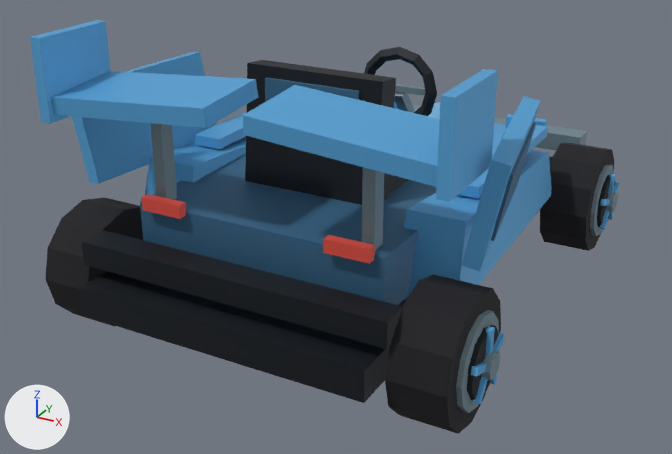
Before and after pictures for a commit that changed the glTF model DLC/StarWars/assets/kart/star-wars/obi-wan/kart.glb.
Before and after are seen from a camera (50 mm lens) standing at (2.16, -4.23, 2.38) and looking at (-0.09, -0.14, 0.34). Arrows for +X, +Y and +Z are at lower left; the lights stay in place. The picture after the commit comes second. Where no turn or scale is listed for an object, it has been applied to the vertices. Vertices at exactly the same position are counted once.

Before the edit, the objects in view are built like this:
```python
me_chassis = bpy.data.meshes.new('chassis')
me_chassis.from_pydata(...)  # 308 vertices, 492 faces; spans x -1.13..1.13, y -1.42..1.66, z 0.23..1.5
me_chassis.materials.append(mat_chassis_vertex_colours)
me_wheel_front_right = bpy.data.meshes.new('wheel-front-right')
me_wheel_front_right.from_pydata(...)  # 132 vertices, 228 faces; spans x -0.135..0.22, y -0.31..0.31, z -0.31..0.31
me_wheel_front_right.materials.append(mat_wheel_vertex_colours)
me_wheel_rear_left = bpy.data.meshes.new('wheel-rear-left')
me_wheel_rear_left.from_pydata(...)  # 132 vertices, 228 faces; spans x -0.22..0.135, y -0.31..0.31, z -0.31..0.31
me_wheel_rear_left.materials.append(mat_wheel_vertex_colours)
me_wheel_rear_right = bpy.data.meshes.new('wheel-rear-right')
me_wheel_rear_right.from_pydata(...)  # 132 vertices, 228 faces; spans x -0.135..0.22, y -0.31..0.31, z -0.31..0.31
me_wheel_rear_right.materials.append(mat_wheel_vertex_colours)
ob_chassis = bpy.data.objects.new('chassis', me_chassis)
ob_chassis.location = (0.0, 0.0, 0.0)
ob_wheel_front_right = bpy.data.objects.new('wheel-front-right', me_wheel_front_right)
ob_wheel_front_right.location = (0.925, 1.02, 0.31)
ob_wheel_rear_left = bpy.data.objects.new('wheel-rear-left', me_wheel_rear_left)
ob_wheel_rear_left.location = (-0.925, -1.02, 0.31)
ob_wheel_rear_right = bpy.data.objects.new('wheel-rear-right', me_wheel_rear_right)
ob_wheel_rear_right.location = (0.925, -1.02, 0.31)
```
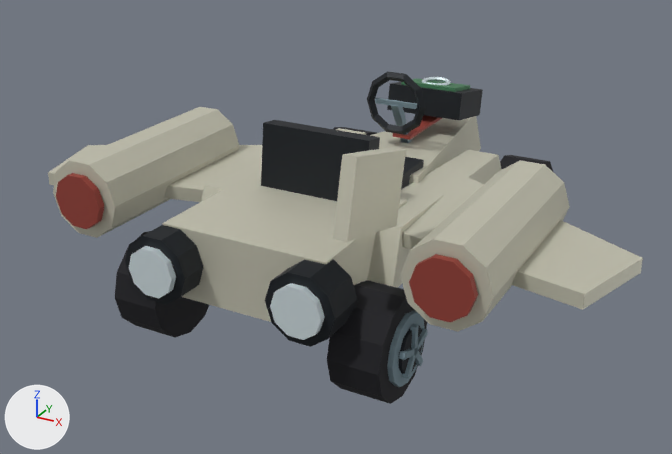
Boxes (x1, y1, x2, y2) around the edits, measured in the pictures (672 x 454 px):
'chassis', deleted
    before: (30, 20, 587, 403)
'identity-starfighter-starfighter-flight-planform', added
    after: (48, 115, 643, 347)
'identity-starfighter-motif-engine-pods', added
    after: (53, 107, 570, 331)
'wheel-rear-right', reshaped, moved (16% narrower, 22% shorter)
    before: (385, 274, 505, 434)
    after: (327, 280, 428, 404)
'wheel-rear-left', reshaped, moved
    before: (45, 197, 143, 326)
    after: (115, 231, 209, 337)
'identity-starfighter-driver-cockpit', added
    after: (261, 71, 426, 201)
'wheel-front-right', reshaped, moved
    before: (540, 143, 619, 251)
    after: (500, 155, 553, 171)
'identity-starfighter-motif-scanner', added
    after: (387, 77, 483, 120)
part 2 of me_wheel_front_right, rebuilt
    before: (540, 143, 614, 251)
    after: (500, 155, 553, 171)
part 3 of me_wheel_front_right, cut back (blue)
    before: (590, 165, 619, 236)
part 4 of me_wheel_rear_right, added
    after: (398, 326, 422, 374)
part 5 of me_wheel_rear_right, added
    after: (410, 323, 419, 350)
part 6 of me_wheel_rear_right, rebuilt (14% narrower, 22% shorter)
    before: (385, 274, 501, 434)
    after: (327, 280, 427, 404)
part 7 of me_wheel_rear_right, cut back
    before: (456, 310, 505, 413)
    after: (399, 328, 428, 379)

Patch to the scene script:
```diff
--- a/DLC/StarWars/assets/kart/star-wars/obi-wan/kart.glb.py
+++ b/DLC/StarWars/assets/kart/star-wars/obi-wan/kart.glb.py
@@ me_wheel_rear_left @@
-me_wheel_rear_left.from_pydata(...)  # 132 vertices, 228 faces; spans x -0.22..0.135, y -0.31..0.31, z -0.31..0.31
+me_wheel_rear_left.from_pydata(...)  # 113 vertices, 196 faces; spans x -0.182..0.125, y -0.25..0.25, z -0.25..0.25
+# me_wheel_rear_left part 1: the loose piece of 26 vertices spanning x -0.135..0.135, y -0.31..0.31, z -0.31..0.31 is rebuilt with 51 vertices and now spans x -0.149..0.125, y -0.25..0.25, z -0.25..0.25
+# other edits to the shape of me_wheel_rear_left do not show in these pictures
 me_wheel_rear_left.materials.append(mat_wheel_vertex_colours)
@@ me_wheel_front_right @@
-me_wheel_front_right.from_pydata(...)  # 132 vertices, 228 faces; spans x -0.135..0.22, y -0.31..0.31, z -0.31..0.31
+me_wheel_front_right.from_pydata(...)  # 113 vertices, 196 faces; spans x -0.125..0.182, y -0.25..0.25, z -0.25..0.25
+# me_wheel_front_right part 2: the loose piece of 26 vertices spanning x -0.135..0.135, y -0.31..0.31, z -0.31..0.31 is rebuilt with 51 vertices and now spans x -0.125..0.149, y -0.25..0.25, z -0.25..0.25
+# me_wheel_front_right part 3: 106 vertices removed from x 0.134..0.22, y -0.217..0.217, z -0.217..0.217; 32 vertices added at x 0.157..0.182, y -0.124..0.124, z -0.11..0.053
+# other edits to the shape of me_wheel_front_right do not show in these pictures
 me_wheel_front_right.materials.append(mat_wheel_vertex_colours)
@@ me_wheel_rear_right @@
-me_wheel_rear_right.from_pydata(...)  # 132 vertices, 228 faces; spans x -0.135..0.22, y -0.31..0.31, z -0.31..0.31
+me_wheel_rear_right.from_pydata(...)  # 113 vertices, 196 faces; spans x -0.125..0.182, y -0.25..0.25, z -0.25..0.25
+# me_wheel_rear_right part 4: a new loose piece, a 10-sided cylinder along x spanning x 0.14..0.166, y -0.107..0.107, z -0.112..0.113, in mat_wheel_vertex_colours
+# me_wheel_rear_right part 5: a new loose piece, a box spanning x 0.157..0.182, y -0.015..0.015, z 0.0..0.125, in mat_wheel_vertex_colours
+# me_wheel_rear_right part 6: the loose piece of 26 vertices spanning x -0.135..0.135, y -0.31..0.31, z -0.31..0.31 is rebuilt with 51 vertices and now spans x -0.125..0.149, y -0.25..0.25, z -0.25..0.25
+# me_wheel_rear_right part 7: 106 vertices removed from x 0.134..0.22, y -0.217..0.217, z -0.217..0.217; 32 vertices added at x 0.157..0.182, y -0.124..0.124, z -0.11..0.053
 me_wheel_rear_right.materials.append(mat_wheel_vertex_colours)
@@ ob_chassis @@
-ob_chassis = bpy.data.objects.new('chassis', me_chassis)
@@ ob_wheel_rear_left @@
 ob_wheel_rear_left = bpy.data.objects.new('wheel-rear-left', me_wheel_rear_left)
-ob_wheel_rear_left.location = (-0.925, -1.02, 0.31)
+ob_wheel_rear_left.location = (-0.59, -0.98, 0.25)
@@ ob_wheel_front_right @@
 ob_wheel_front_right = bpy.data.objects.new('wheel-front-right', me_wheel_front_right)
-ob_wheel_front_right.location = (0.925, 1.02, 0.31)
+ob_wheel_front_right.location = (0.59, 0.98, 0.25)
@@ ob_wheel_rear_right @@
 ob_wheel_rear_right = bpy.data.objects.new('wheel-rear-right', me_wheel_rear_right)
-ob_wheel_rear_right.location = (0.925, -1.02, 0.31)
+ob_wheel_rear_right.location = (0.59, -0.98, 0.25)
@@ ob_identity_starfighter_motif_scanner @@
+ob_identity_starfighter_motif_scanner = bpy.data.objects.new('identity-starfighter-motif-scanner', me_identity_starfighter_motif_scanner)  # 56 vertices, 104 faces; spans x -0.235..0.235, y 0.779..1.161, z 0.681..0.914
+ob_identity_starfighter_motif_scanner.location = (0.0, 0.0, 0.0)
@@ ob_identity_starfighter_motif_engine_pods @@
+ob_identity_starfighter_motif_engine_pods = bpy.data.objects.new('identity-starfighter-motif-engine-pods', me_identity_starfighter_motif_engine_pods)  # 88 vertices, 160 faces; spans x -1.15..1.15, y -1.17..-0.08, z 0.49..0.87
+ob_identity_starfighter_motif_engine_pods.location = (0.0, 0.0, 0.0)
@@ ob_identity_starfighter_driver_cockpit @@
+ob_identity_starfighter_driver_cockpit = bpy.data.objects.new('identity-starfighter-driver-cockpit', me_identity_starfighter_driver_cockpit)  # 80 vertices, 140 faces; spans x -0.3..0.3, y -0.557..0.679, z 0.459..1.086
+ob_identity_starfighter_driver_cockpit.location = (0.0, 0.0, 0.0)
@@ ob_identity_starfighter_starfighter_flight_planform @@
+ob_identity_starfighter_starfighter_flight_planform = bpy.data.objects.new('identity-starfighter-starfighter-flight-planform', me_identity_starfighter_starfighter_flight_planform)  # 156 vertices, 264 faces; spans x -1.57..1.57, y -1.34..1.65, z 0.28..1.18
+ob_identity_starfighter_starfighter_flight_planform.location = (0.0, 0.0, 0.0)
```
